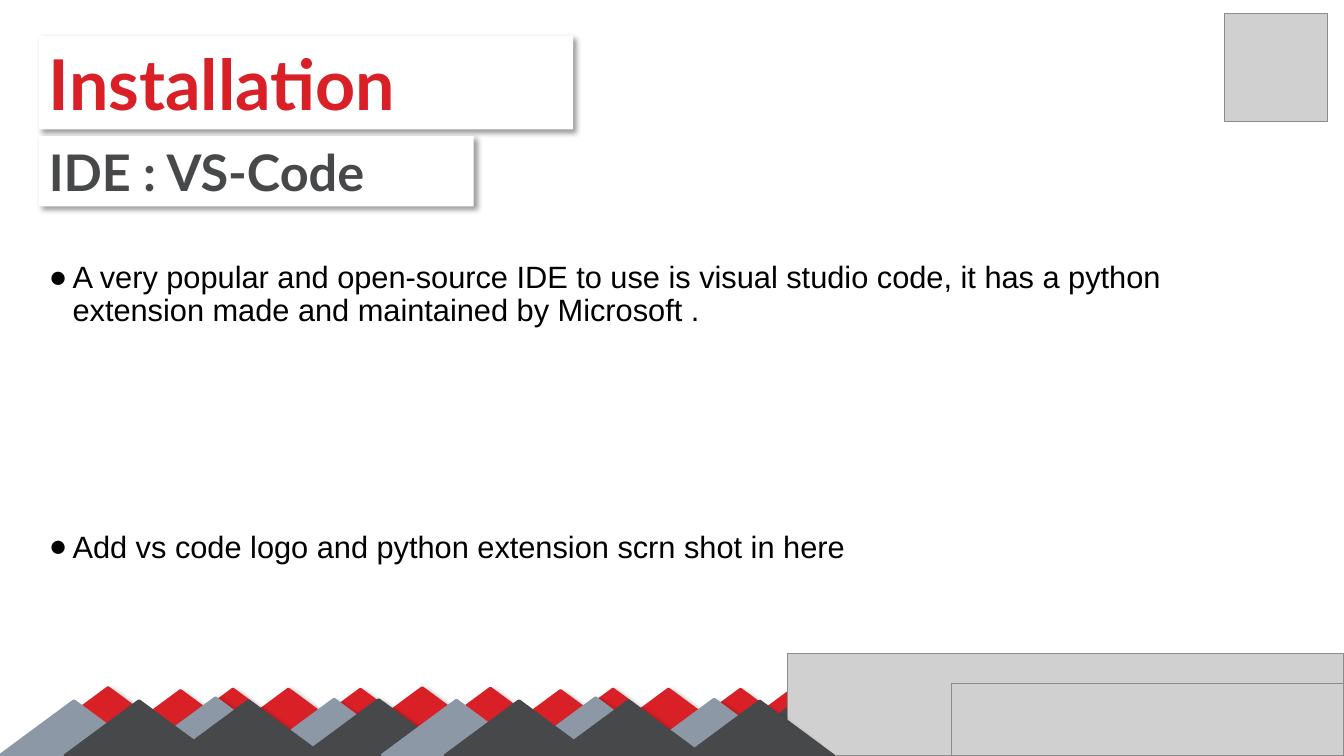
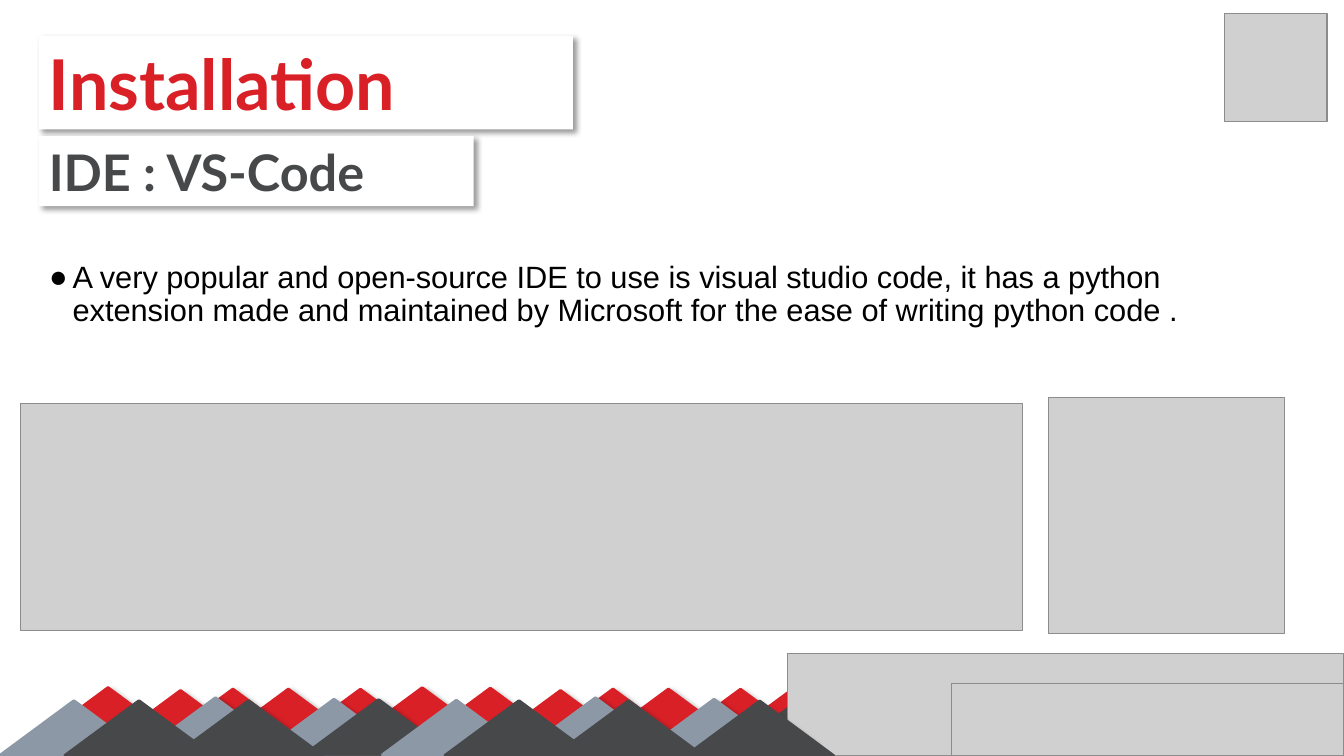
Before and after one commit to SalmaGira/machine-learning-workshop-Kvector, a slide deck: slide 7 of Sessions/Session 1/python-omar/python.pptx (slide 8 before the commit). Drawn at 1344x756 pixels with LibreOffice and Linux fonts; fonts in the diff are those of the drawing; grey boxes stand for pictures. Boxes give left, top, right and bottom in pixels: in the first picture for what was removed or moved away, otherwise in the second. Text is boxed around its words. In the diff, an @@ line names an element or a change of style, - is before the commit and + after.

```diff
--- a/Sessions/Session 1/python-omar/python.pptx
+++ b/Sessions/Session 1/python-omar/python.pptx
@@ text at (73, 265, 1161, 327): text changed @@
-● A very popular and open-source IDE to use is visual studio code, it has a python extension made and maintained by Microsoft .
-● Add vs code logo and python extension scrn shot in here
+● A very popular and open-source IDE to use is visual studio code, it has a python extension made and maintained by Microsoft for the ease of writing python code .
@@ picture added at (20, 404, 1022, 631) @@
@@ picture added at (1049, 397, 1285, 633) @@
```
Also in this commit, not shown: 4 other slides changed, 6 slides added, 2 slides removed, 1 other file.
